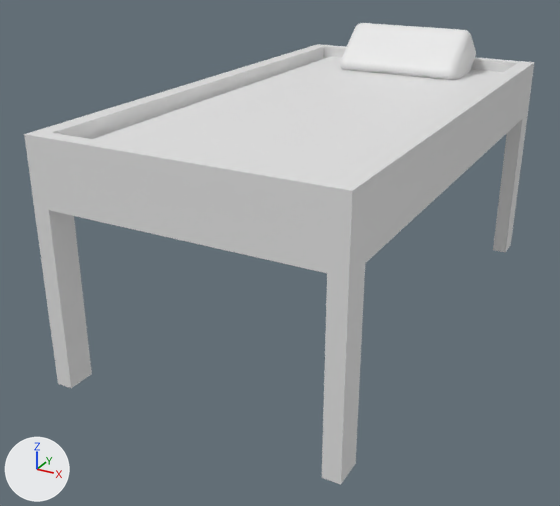
Renders of the Blender file Assets/Models/Bed.blend from each side of a commit.
Camera for both pictures: a 50 mm camera at (9.4, -19.95, 10.35) aimed at (-0.82, -1.37, 1.06). Lighting does not change. The marker at lower left points along +X, +Y and +Z.

In view in the first picture: 'Legs', 'Mattress', 'Pillow'.
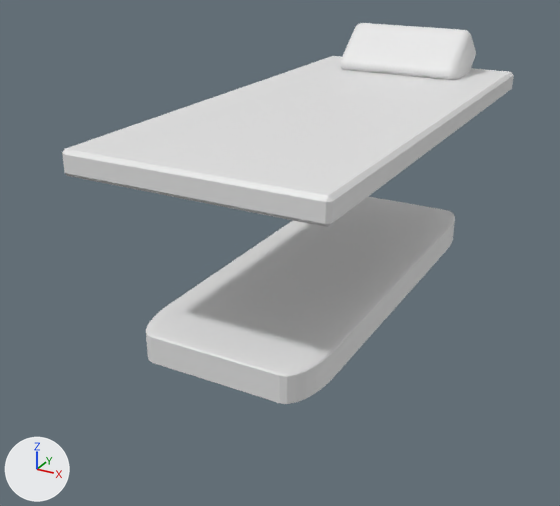
Where the change shows, as pixel boxes [x1, y1, x2, y2] in the pictures (560 x 506 px):
'Legs', hidden
    before: [24, 44, 534, 484]
'Cube', added
    after: [146, 196, 455, 404]

Diff of the bpy script that builds the scene:
```diff
--- a/Assets/Models/Bed.blend.py
+++ b/Assets/Models/Bed.blend.py
@@ me_cube_004 @@
+me_cube_004.from_pydata(...)  # 296 vertices, 294 faces; spans x -1.0..1.0, y -1.0..1.0, z -1.0..1.0
@@ ob_legs @@
 _m = ob_legs.modifiers.new('Mirror', 'MIRROR')
 _m.use_clip = True
+ob_legs.hide_set(True)
@@ ob_cube @@
+ob_cube = bpy.data.objects.new('Cube', me_cube_004)
+ob_cube.location = (0.0, 0.0, 0.0)
+ob_cube.scale = (2.54, 6.31, 0.517)
```
